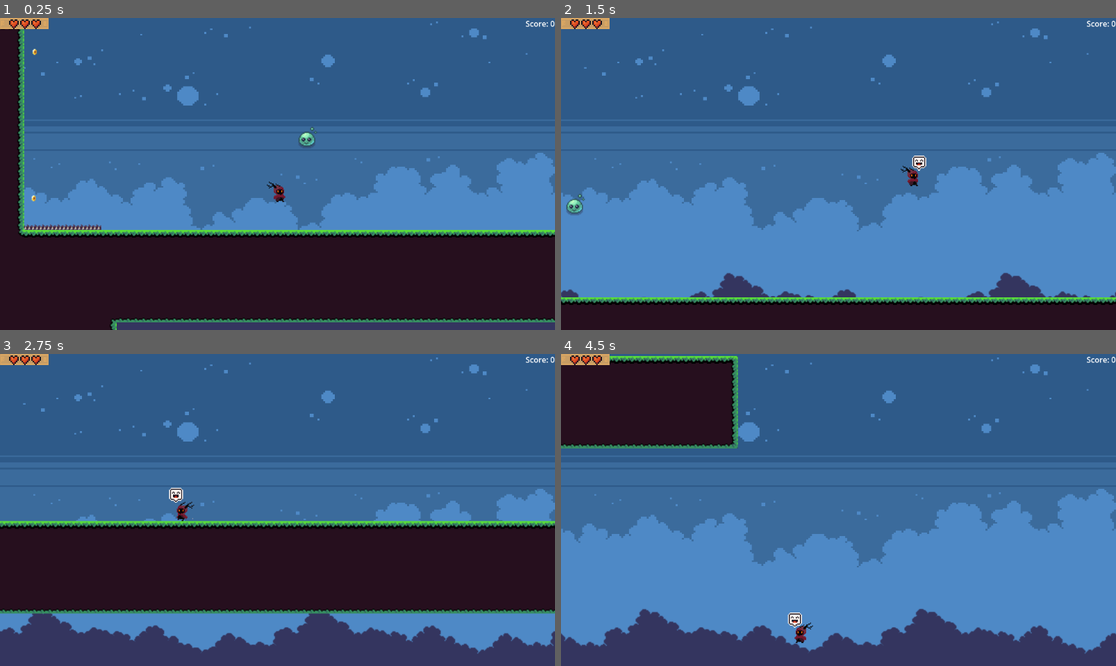
Above: before the commit, frames 1-4 (two rows, left to right).
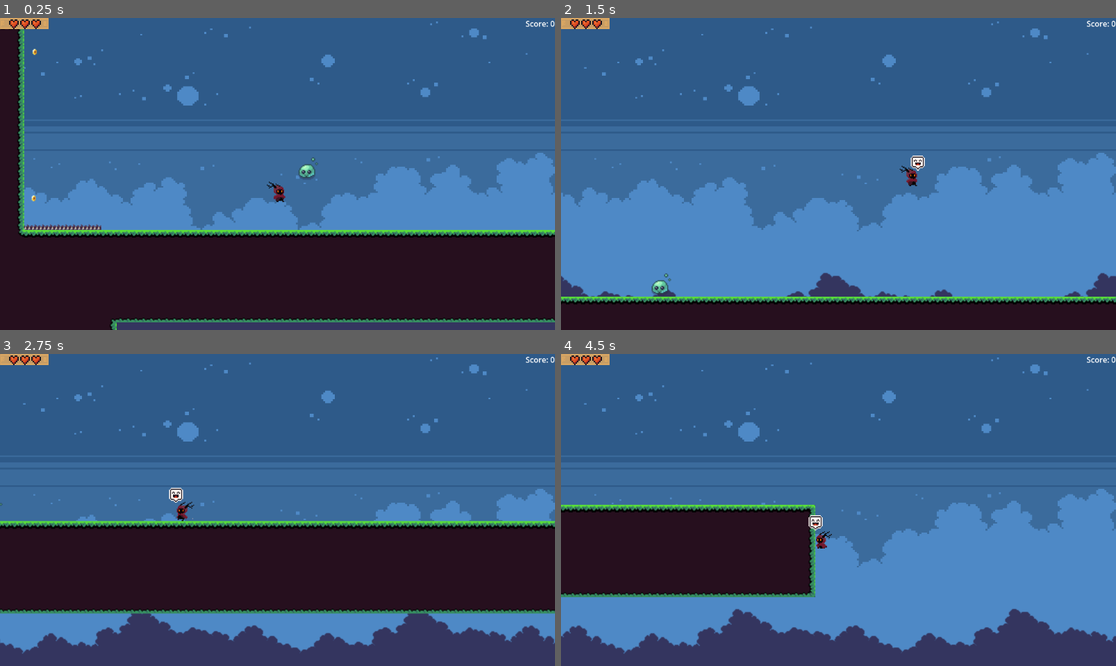
Above: after the commit, the same moments.

Repository: ag-pacier/Serif_Platformer
Game: Godot game, scene res://LevelStuff/Devlevel/devLevel.tscn
Two runs of this game, one before a commit and one after it. Both use one fixed random seed, a clock stepped at 60 frames per second and the inputs below. Sound files missing from this copy of the repository are replaced by a short silence.
Inputs:
- Up to frame 1 (0.25 s): no input
- Up to frame 2 (1.5 s): tap Enter (return_but) at 0.5, 1.35 s; hold Right (right) from 0.53 s (still down); tap F (action) at 0.6 s; tap Space (jump) at 0.77 s
- Up to frame 3 (2.75 s): tap Space (jump) at 1.52 s; release Right (right) at 2.03 s; hold Left (left) from 2.03 s (still down); tap F (action) at 2.1 s
- Up to frame 4 (4.5 s): release Left (left) at 2.78 s; hold Right (right) 2.78-4.28 s; tap Enter (return_but) at 2.85, 4.35 s; tap Space (jump) at 3.02, 3.77 s; tap F (action) at 3.6 s; hold Left (left) from 4.28 s (still down)

The runs differ from the first frame. In frame 1, 0.3% of the frame differs, in the area x 53-58%, y 34-52%; in frame 2, 4.1%; in frame 3, 6.1%; in frame 4, 28%, in the area x 0-100%, y 0-96%.

Commit message:
Fixed baddie base

Diff:
--- a/Sprites/Baddies/baddie_base.gd
+++ b/Sprites/Baddies/baddie_base.gd
@@ -41,12 +41,14 @@
 	$VisualTimer.wait_time = react_time
 	if ani_node.sprite_frames == null:
 		push_error("No sprite frames to be found, enemy will need to be removed! Object:", self.to_string())
+	else:
+		ani_node.play("default")
 
 func _physics_process(delta: float) -> void:
 	if not flying and not is_on_floor():
 		if velocity.y < 600:
 			velocity.y += gravity * delta
-
+	move_and_slide()
 
 
 ## Create mood bubble based on current feel
@@ -147,22 +149,6 @@
 	queue_free()
 
 
-func _on_top_hurt_body_entered(hit_body: Node2D) -> void:
-	hit_body.bounce_me()
-	if $InjuryTimer.is_stopped():
-		if current_health <= 1:
-			flying = true
-			aggro = false
-			$VisionCast.enabled = false
-			ani_node.play("dead")
-			$CollisionShape2D.set_deferred("disabled", true)
-			$TopHurt/CollisionShape2D.set_deferred("disabled", true)
-		else:
-			current_health -= 1
-			behavior_transition(behave.SAD)
-			$InjuryTimer.start()
-
-
 func _on_animated_sprite_2d_animation_finished() -> void:
 	match $AnimatedSprite2D.animation:
 		"default":
@@ -173,3 +159,24 @@
 			poof_out()
 		_:
 			push_warning("Animation ", $AnimatedSprite2D.animation, " finished but doesn't have a case!")
+
+
+
+func _on_hit_box_body_entered(body: Node2D) -> void:
+	var hit_angle = body.get_angle_to(position)
+	if hit_angle > 0.8 and hit_angle < 2.5:
+		body.bounce_me(false)
+		if $InjuryTimer.is_stopped():
+			if current_health <= 1:
+				flying = true
+				aggro = false
+				$VisionCast.enabled = false
+				ani_node.play("dead")
+				$CollisionShape2D.set_deferred("disabled", true)
+				$HitBox/CollisionShape2D.set_deferred("disabled", true)
+			else:
+				current_health -= 1
+				behavior_transition(behave.SAD)
+				$InjuryTimer.start()
+	else:
+		body.change_health(-1)
